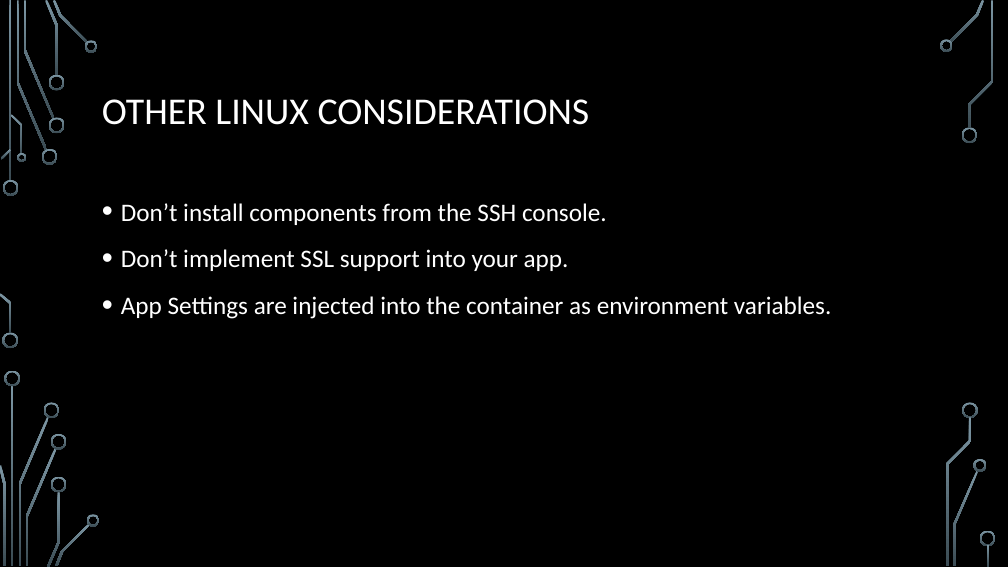
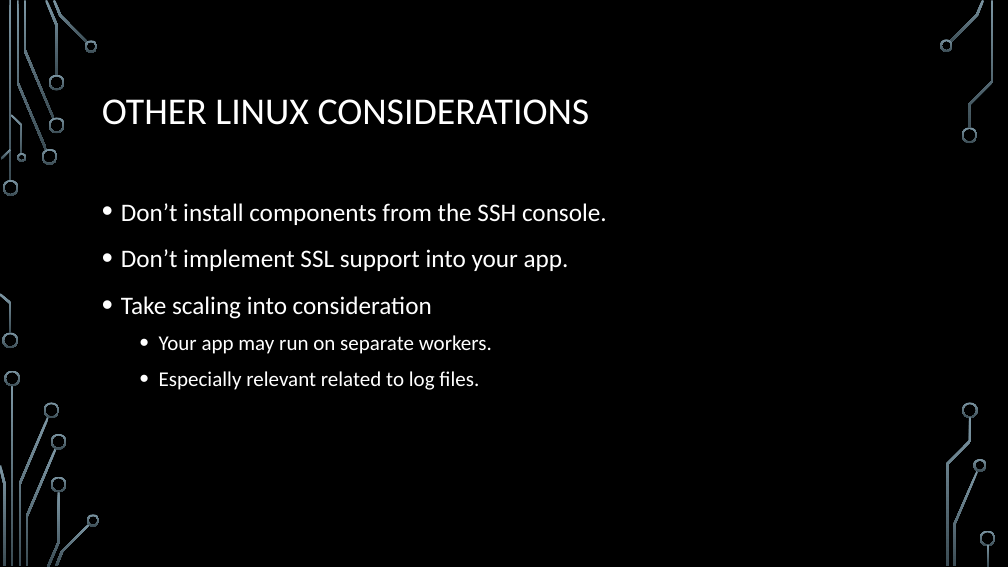
Before and after one commit to jamesche75/Linux-Boot-Camp, a slide deck: slide 9 of Modules/Module 5 - Linux and App Service/Module 5 - Linux and App Service.pptx (slide 10 before the commit). Drawn at 1008x567 pixels with LibreOffice and Linux fonts; fonts in the diff are those of the drawing; background and template pictures are left out. Boxes give left, top, right and bottom in pixels: in the first picture for what was removed or moved away, otherwise in the second. Text is boxed around its words. In the diff, an @@ line names an element or a change of style, - is before the commit and + after.

```diff
--- a/Modules/Module 5 - Linux and App Service/Module 5 - Linux and App Service.pptx
+++ b/Modules/Module 5 - Linux and App Service/Module 5 - Linux and App Service.pptx
@@ text at box(121, 296, 492, 390): text changed; size 24 to 20 pt @@
-• App Settings are injected into the container as environment variables.
+• Take scaling into consideration
+  • Your app may run on separate workers.
+  • Especially relevant related to log files.
```
Also in this commit, not shown: 8 other slides changed, 1 slide added, 2 slides removed, 3 other files.
